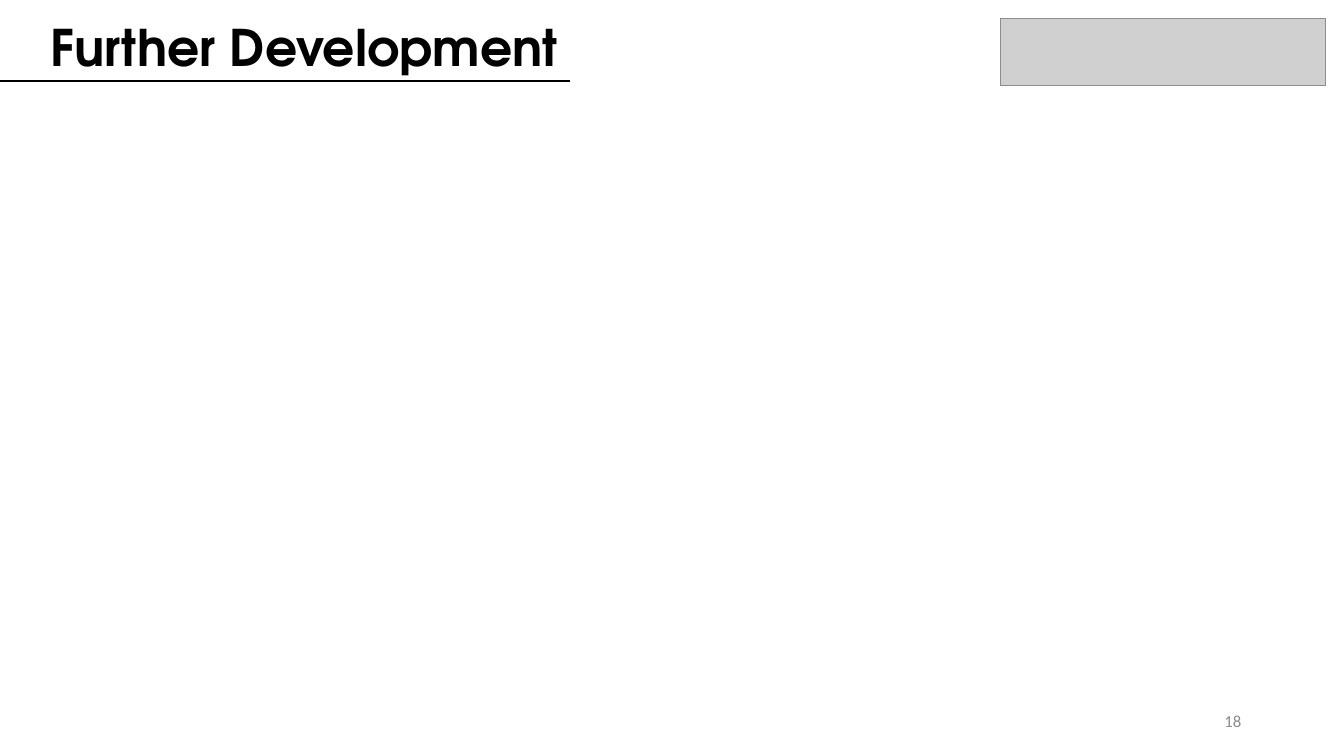
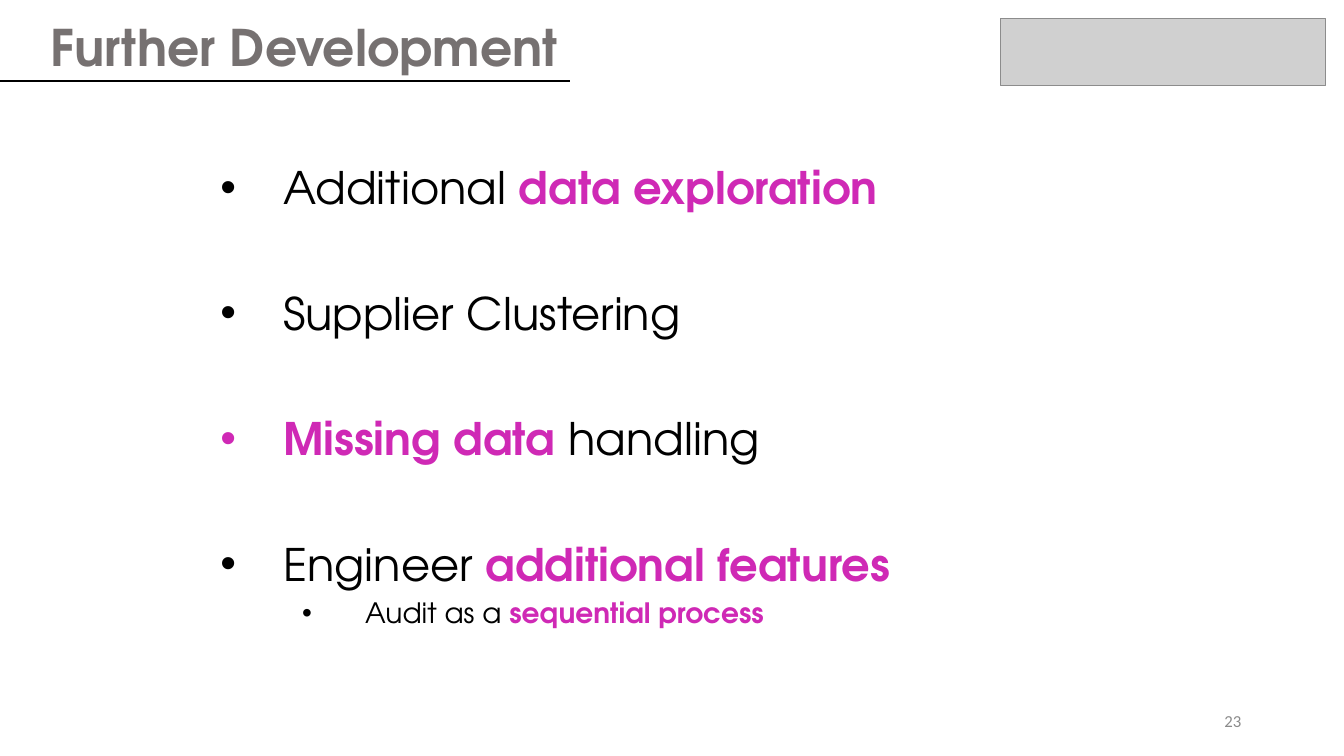
Before and after one commit to juanbeta98/DataScienceStudyCase, a slide deck: slide 24 of BMW ML Case Study.pptx (slide 19 before the commit). Drawn at 1344x756 pixels with LibreOffice and Linux fonts; fonts in the diff are those of the drawing; grey boxes stand for pictures. Boxes give left, top, right and bottom in pixels: in the first picture for what was removed or moved away, otherwise in the second. Text is boxed around its words. In the diff, an @@ line names an element or a change of style, - is before the commit and + after.

```diff
--- a/BMW ML Case Study.pptx
+++ b/BMW ML Case Study.pptx
@@ text "Further Development" at [51,29,558,82]: text colour #000000 to #767171 @@
@@ text added at [283,169,890,628], 32 pt, text #CF29B5, bold @@
+• Additional data exploration
+• Supplier Clustering
+• Missing data handling
+• Engineer additional features
+  • Audit as a sequential process
@@ page number at [1224,716,1241,727]: text changed @@
-18
+23
```
Also in this commit, not shown: 13 other slides changed, 10 slides added, 3 slides removed, 4 other files.
